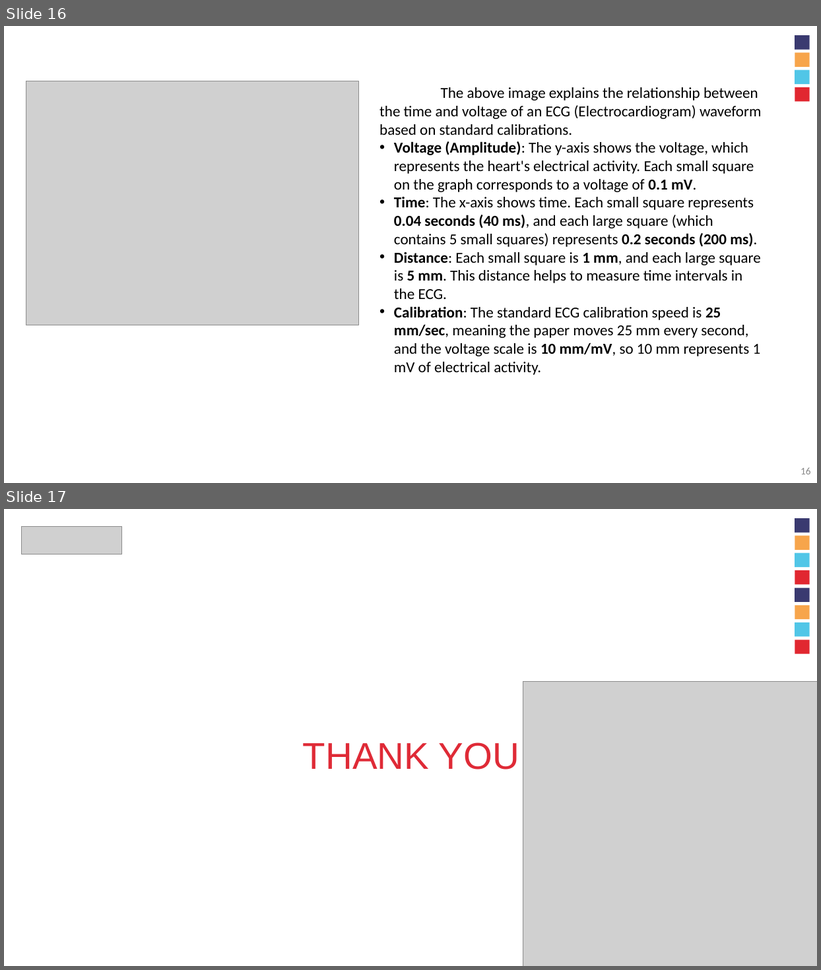
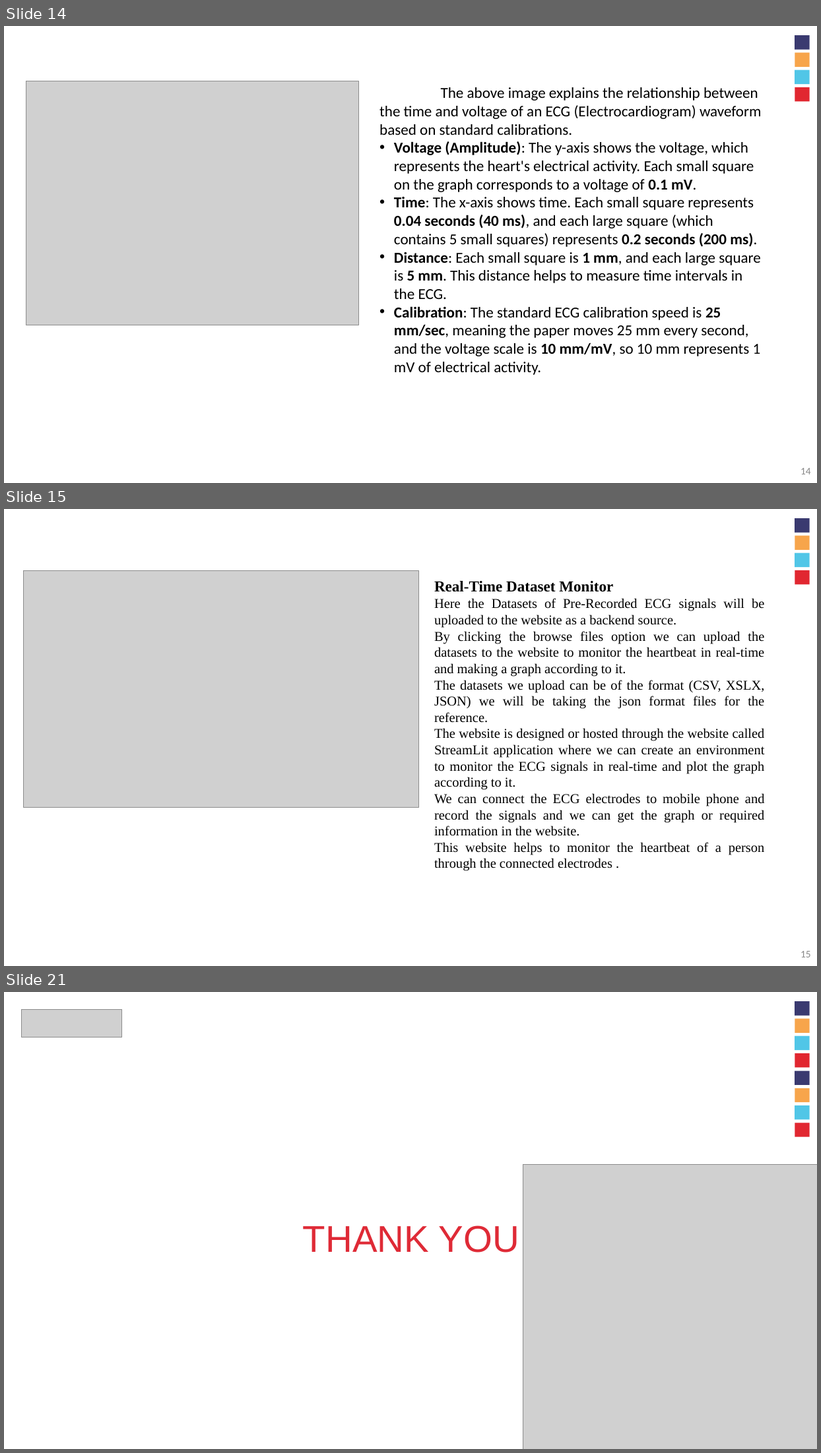
Before and after one commit to aakashbm/EECE_project_template, a slide deck: ECG_Arrhythmia_Capstone.pptx. Shown one above the other, each under a label of ours: slides 16 and 17 before the commit, slides 14, 15 and 21 after it; the slides between them are not shown. The pictures are 821x970 and 821x1453 pixels, drawn with LibreOffice and Linux fonts; fonts in the diff are those of the drawing; grey boxes stand for pictures; background and template pictures are left out. Boxes give left, top, right and bottom in pixels: in the first picture for what was removed or moved away, otherwise in the second. Text is boxed around its words. In the diff, an @@ line names an element or a change of style, - is before the commit and + after.

```diff
--- a/ECG_Arrhythmia_Capstone.pptx
+++ b/ECG_Arrhythmia_Capstone.pptx
@@ slide 15 added at [4,509,817,966], background #FFFFFF; not listed: 4 template elements that a slide beside it also shows @@
@@ picture added at [24,570,418,808] @@
@@ text added at [434,581,765,871], 16 pt, text #000000 @@
+Real-Time Dataset Monitor
+Here the Datasets of Pre-Recorded ECG signals will be uploaded to the website as a backend source.
+By clicking the browse files option we can upload the datasets to the website to monitor the heartbeat in real-time and making a graph according to it.
+The datasets we upload can be of the format (CSV, XSLX, JSON) we will be taking the json format files for the reference.
+The website is designed or hosted through the website called StreamLit application where we can create an environment to monitor the ECG signals in real-time and plot the graph according to it.
+We can connect the ECG electrodes to mobile phone and record the signals and we can get the graph or required information in the website.
+This website helps to monitor the heartbeat of a person through the connected electrodes .
@@ page number added at [801,951,811,958], 12 pt, text #888888 @@
+15
@@ what was slide 16 is now slide 14 @@
@@ page number at [801,468,811,475]: text changed @@
-16
+14
@@ what was slide 17 is now slide 21 @@
```
Also in this commit, not shown: 5 other slides added, 2 slides removed.
